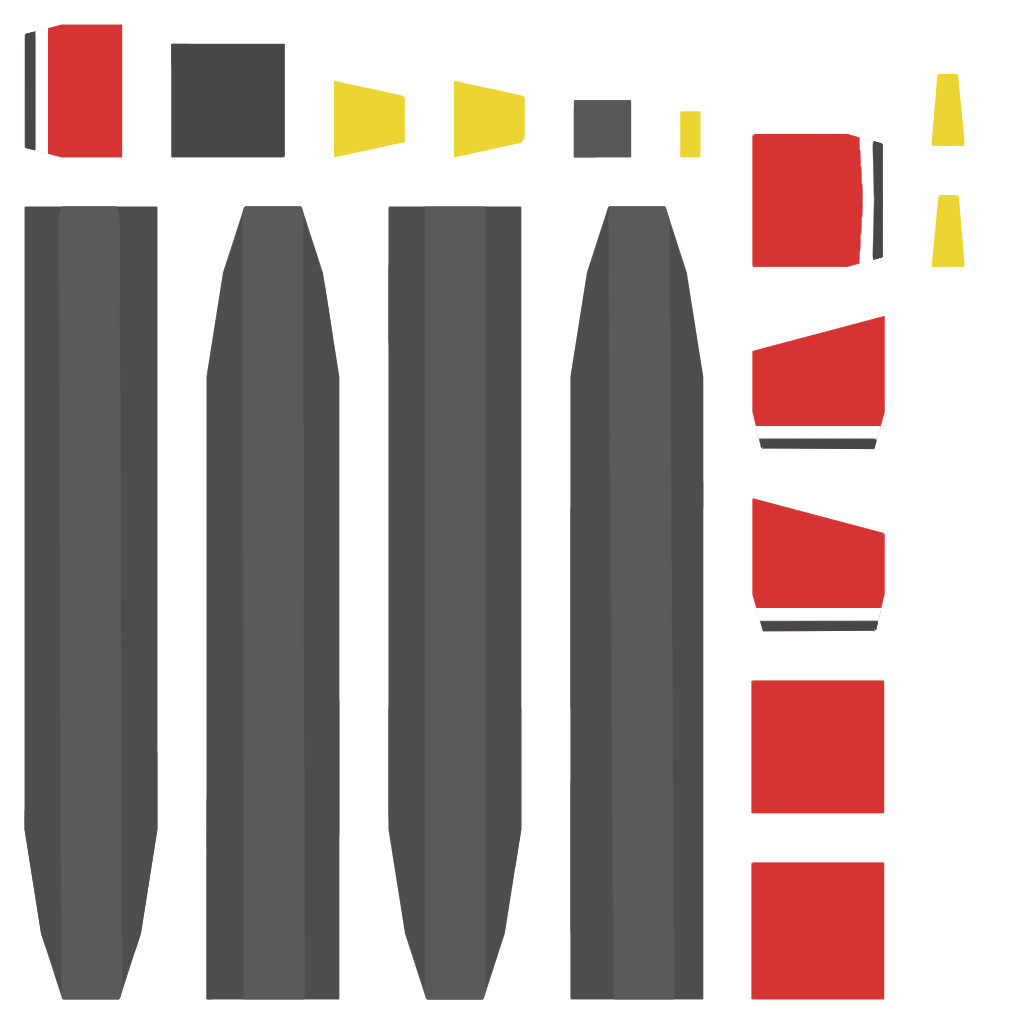
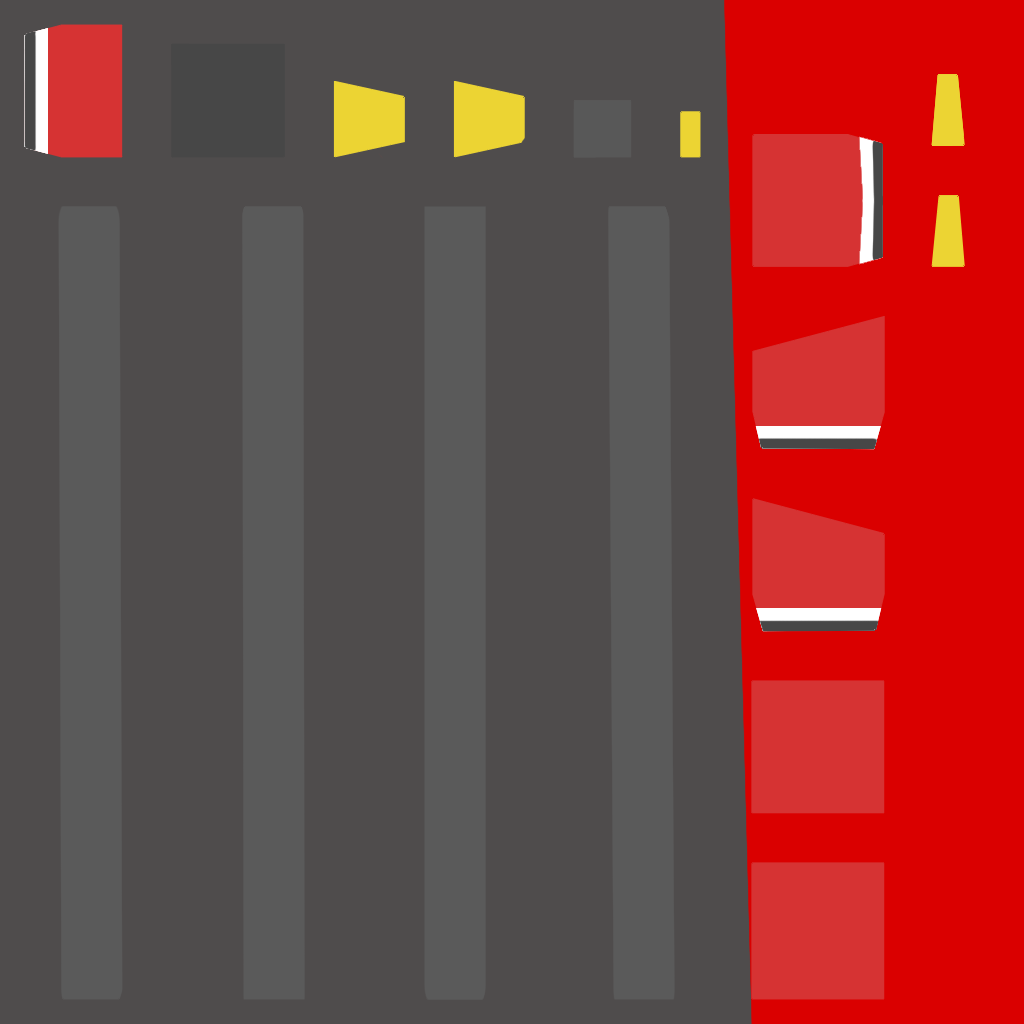
Layered file, before and after one edit (w=1024, h=1024). Changes by layer:
added layer "Layer 3" over (0, 0, 1024, 1024)
